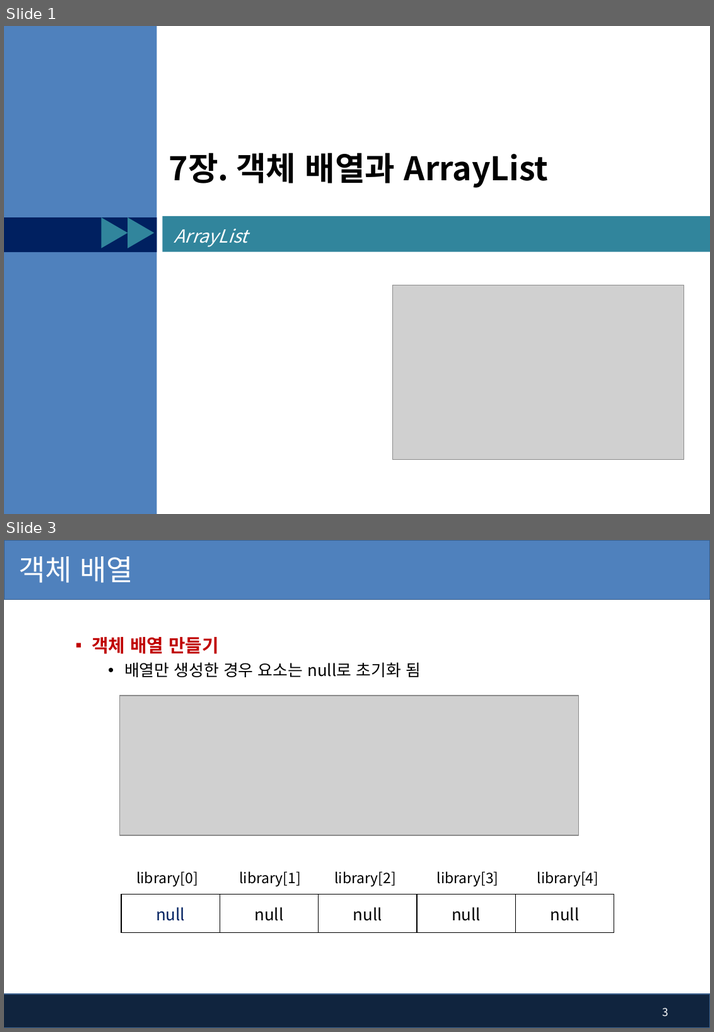
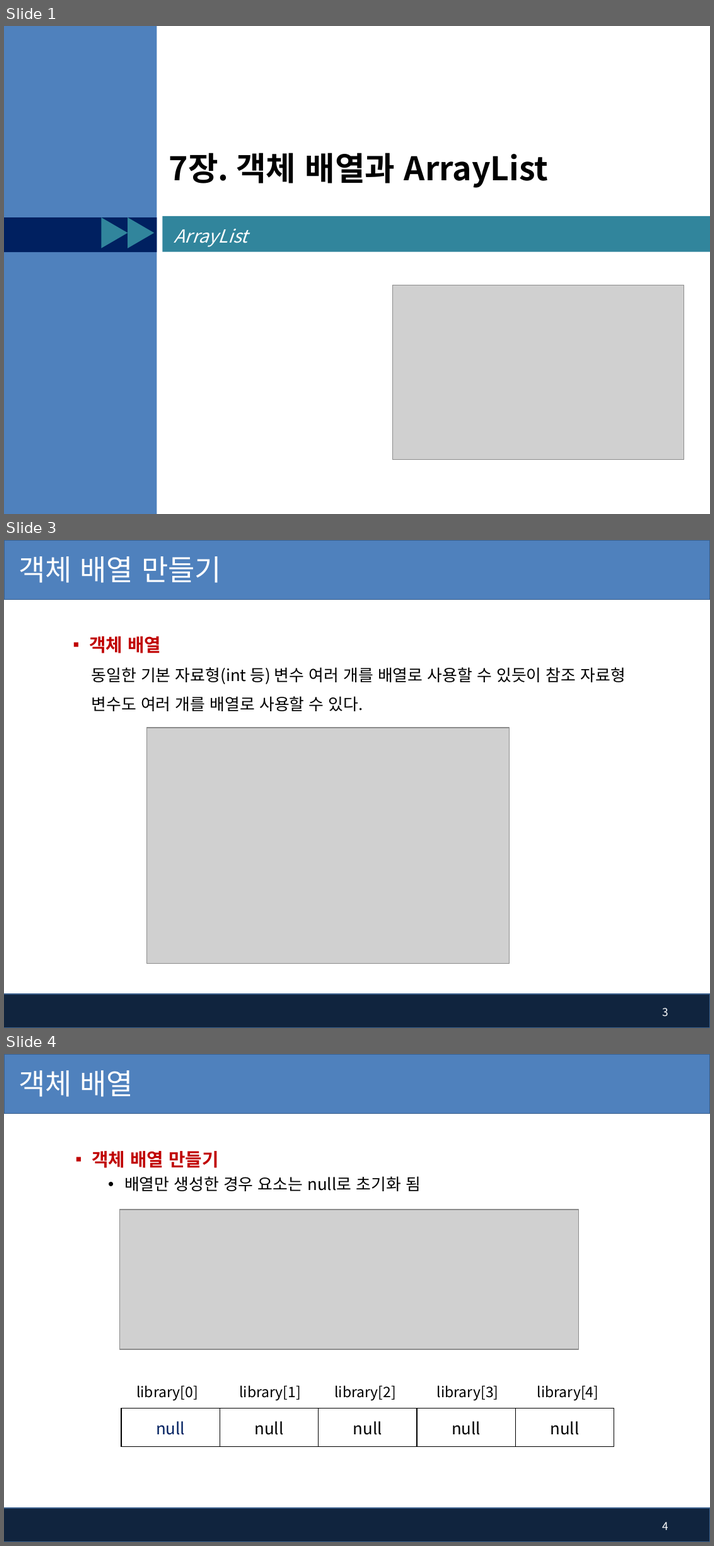
Before and after one commit to kiyongee2/green_project_web, a slide deck: java_ppt/7장. 배열 객체와 ArrayList.pptx. Shown one above the other, each under a label of ours: slides 1 and 3 before the commit, slides 1, 3 and 4 after it; the slides between them are not shown. The pictures are 714x1032 and 714x1546 pixels, drawn with LibreOffice and Linux fonts; fonts in the diff are those of the drawing; grey boxes stand for pictures; background and template pictures are left out. Boxes give left, top, right and bottom in pixels: in the first picture for what was removed or moved away, otherwise in the second. Text is boxed around its words. In the diff, an @@ line names an element or a change of style, - is before the commit and + after.

```diff
--- a/java_ppt/7장. 배열 객체와 ArrayList.pptx
+++ b/java_ppt/7장. 배열 객체와 ArrayList.pptx
@@ slide 3 added at (4, 540, 710, 1028), background #FFFFFF; not listed: 2 template elements that a slide beside it also shows @@
@@ title added at (18, 556, 221, 583), 32 pt, text #FFFFFF @@
+객체 배열 만들기
@@ text added at (89, 636, 161, 653), 20 pt, text #C00000, bold @@
+▪ 객체 배열
@@ text added at (92, 667, 625, 711), 18 pt, text #000000 @@
+동일한 기본 자료형(int 등) 변수 여러 개를 배열로 사용할 수 있듯이 참조 자료형 변수도 여러 개를 배열로 사용할 수 있다.
@@ picture added at (146, 728, 509, 963) @@
@@ page number added at (662, 1008, 668, 1017), 12 pt, text #FFFFFF @@
+3
@@ what was slide 3 is now slide 4 @@
@@ page number at (662, 1522, 668, 1530): text changed @@
-3
+4
```
Also in this commit, not shown: 1 slide changed, 1 other slide added, 1 other file.
